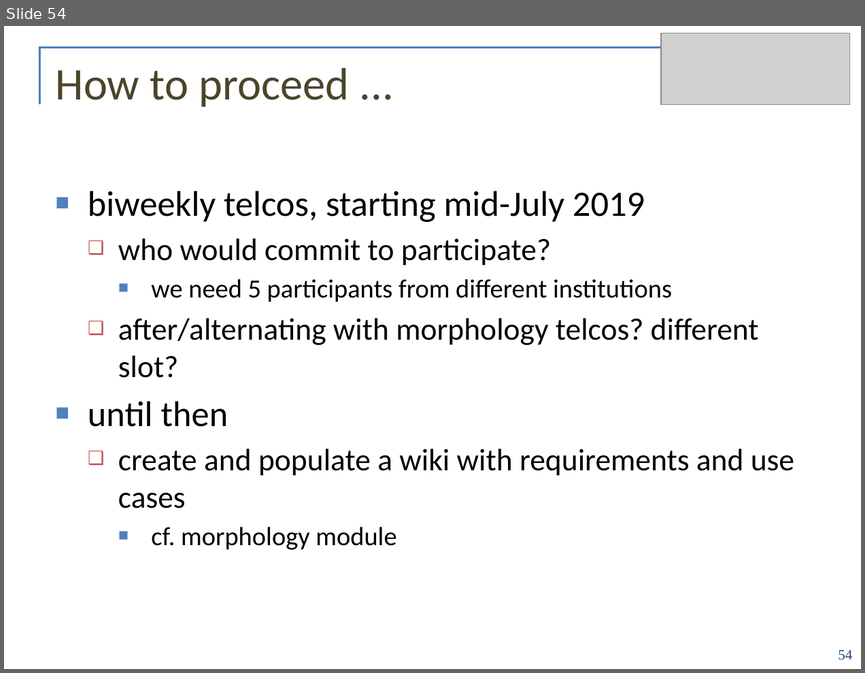
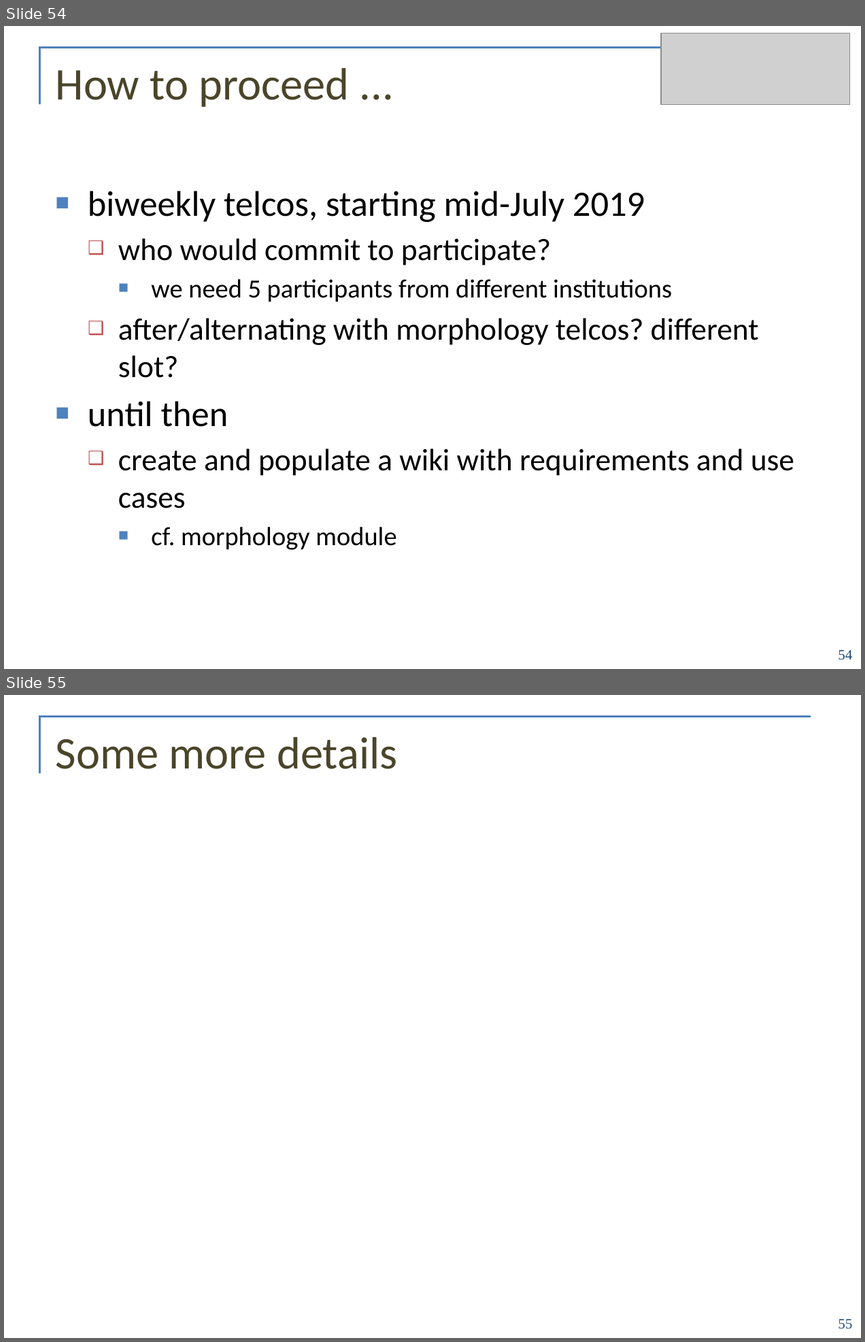
Before and after one commit to ontolex/frequency-attestation-corpus-information, a slide deck: doc/ontolex-f2f-leipzig-may2019.pptx. Shown one above the other, each under a label of ours: slide 54 before the commit, slides 54 and 55 after it. The pictures are 865x673 and 865x1342 pixels, drawn with LibreOffice and Linux fonts; fonts in the diff are those of the drawing; grey boxes stand for pictures; background and template pictures are left out. Boxes give left, top, right and bottom in pixels: in the first picture for what was removed or moved away, otherwise in the second. Text is boxed around its words. In the diff, an @@ line names an element or a change of style, - is before the commit and + after.

```diff
--- a/doc/ontolex-f2f-leipzig-may2019.pptx
+++ b/doc/ontolex-f2f-leipzig-may2019.pptx
@@ slide 55 added at bbox=[4, 695, 861, 1338], background #FFFFFF; not listed: 2 template elements that a slide beside it also shows @@
@@ title added at bbox=[56, 736, 397, 769], 38 pt, text #4A452A @@
+Some more details
@@ page number added at bbox=[838, 1319, 852, 1329], 12 pt, text #1F497D @@
+55
```
Also in this commit, not shown: 4 other slides added.
